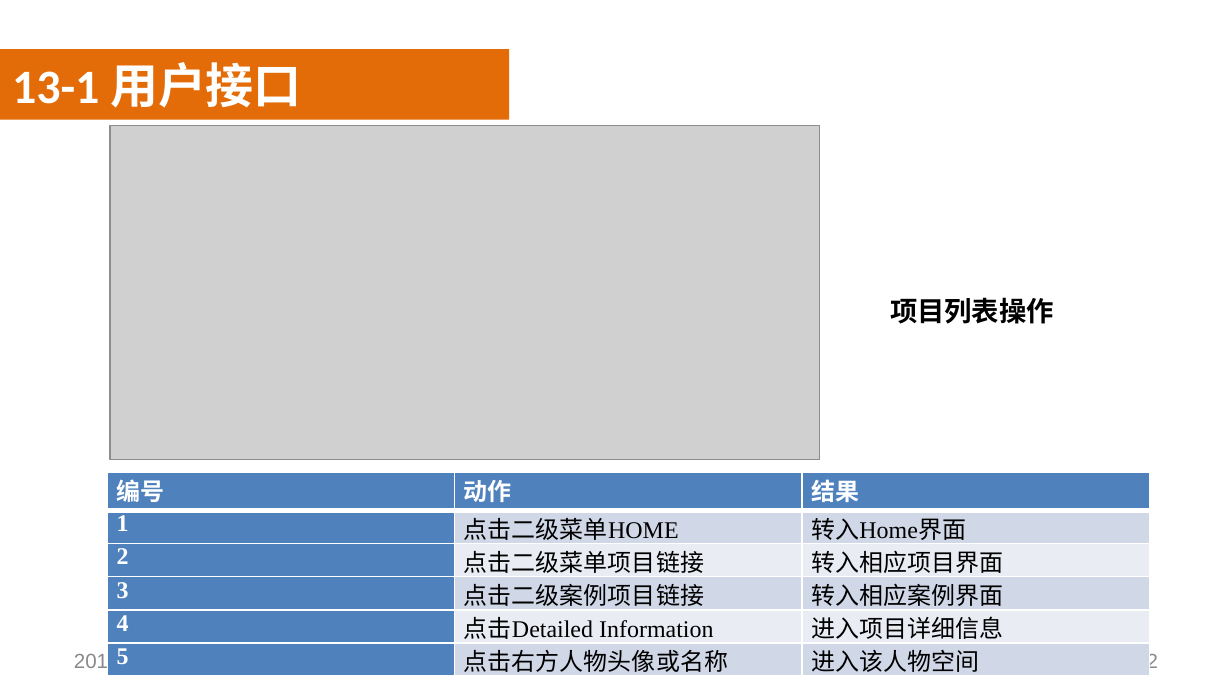
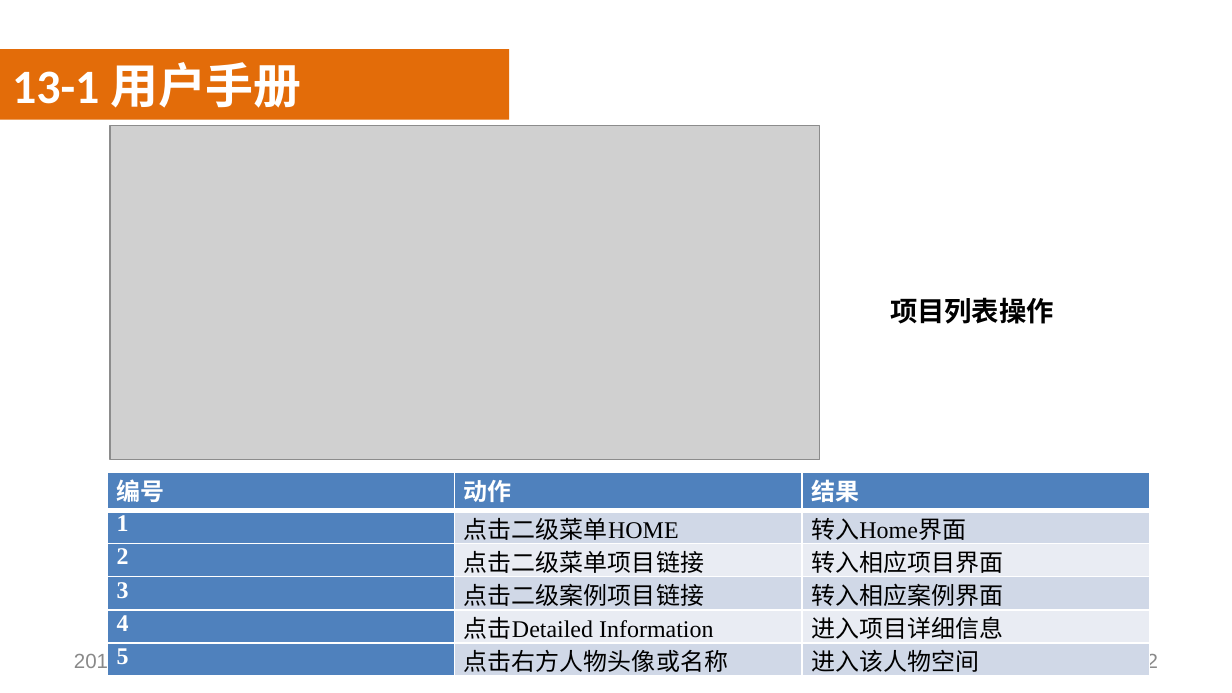
Before and after one commit to SoftwareRequirtmentsG02/Document, a slide deck: slide 52 of 案例教学系统/受控文档/分析设计/PPT/PRD2018-G02-SRS评审PPT.pptx. Drawn at 1232x693 pixels with LibreOffice and Linux fonts; fonts in the diff are those of the drawing; grey boxes stand for pictures; background and template pictures are left out. Boxes give left, top, right and bottom in pixels: in the first picture for what was removed or moved away, otherwise in the second. Text is boxed around its words. In the diff, an @@ line names an element or a change of style, - is before the commit and + after.

```diff
--- a/案例教学系统/受控文档/分析设计/PPT/PRD2018-G02-SRS评审PPT.pptx
+++ b/案例教学系统/受控文档/分析设计/PPT/PRD2018-G02-SRS评审PPT.pptx
@@ text at (x1=12, y1=62, x2=301, y2=108): text changed @@
-13-1 用户接口
+13-1 用户手册
```
Also in this commit, not shown: 14 other slides changed, 1 slide added, 1 slide removed, 2 other files.
